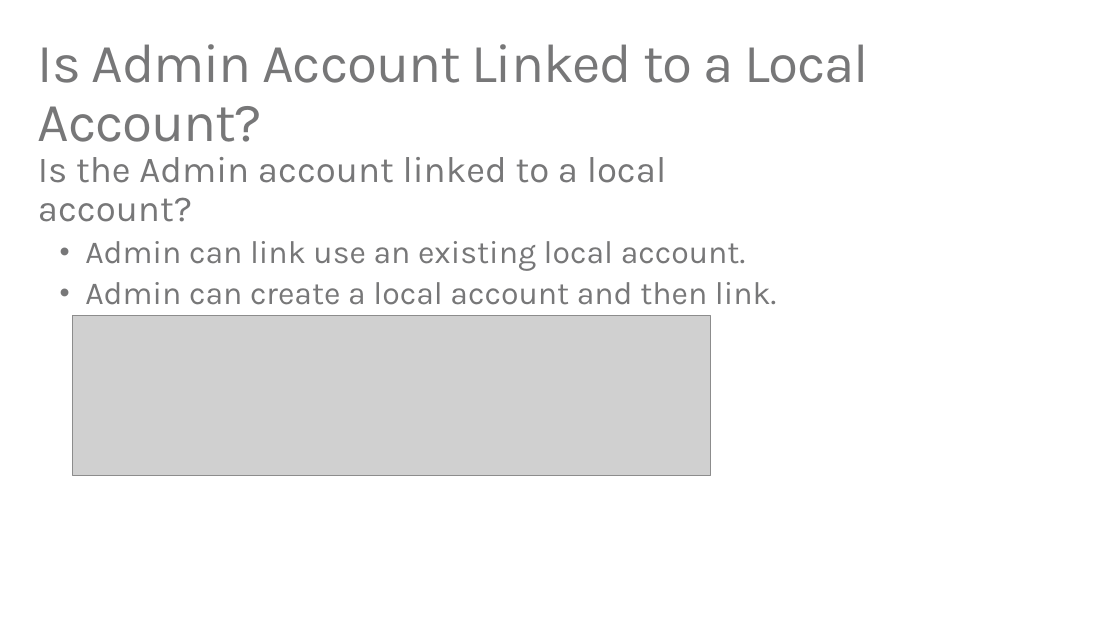
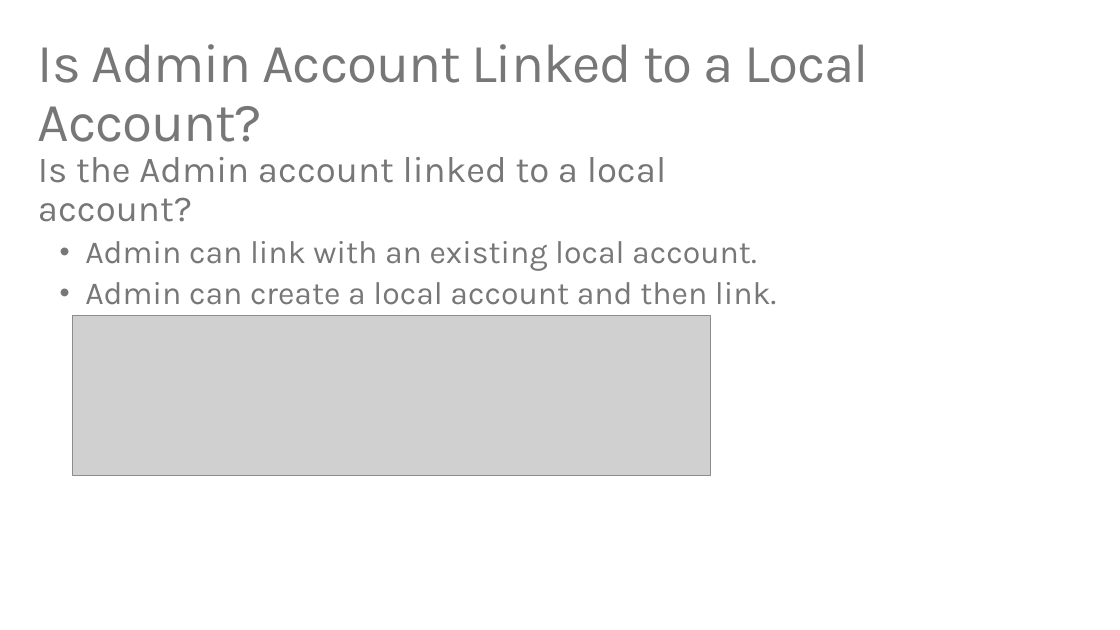
Before and after one commit to TylerLu/EDUGraphAPI-Angular, a slide deck: slide 6 of EDU GRAPH-API Demo Script.pptx. Drawn at 1120x630 pixels with LibreOffice and Linux fonts; fonts in the diff are those of the drawing; grey boxes stand for pictures. Boxes give left, top, right and bottom in pixels: in the first picture for what was removed or moved away, otherwise in the second. Text is boxed around its words. In the diff, an @@ line names an element or a change of style, - is before the commit and + after.

```diff
--- a/EDU GRAPH-API Demo Script.pptx
+++ b/EDU GRAPH-API Demo Script.pptx
@@ text at (85,241,757,271): text changed @@
-  • Admin can link use an existing local account.
+  • Admin can link with an existing local account.
```
Also in this commit, not shown: 5 other slides changed, 1 slide removed, 1 other file.
